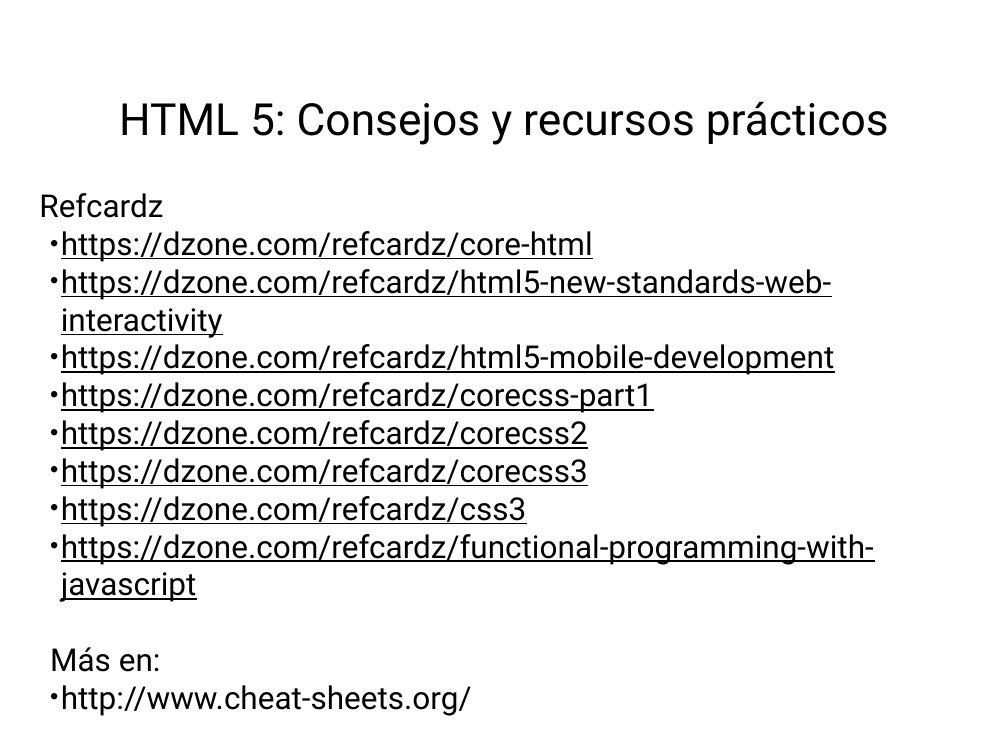
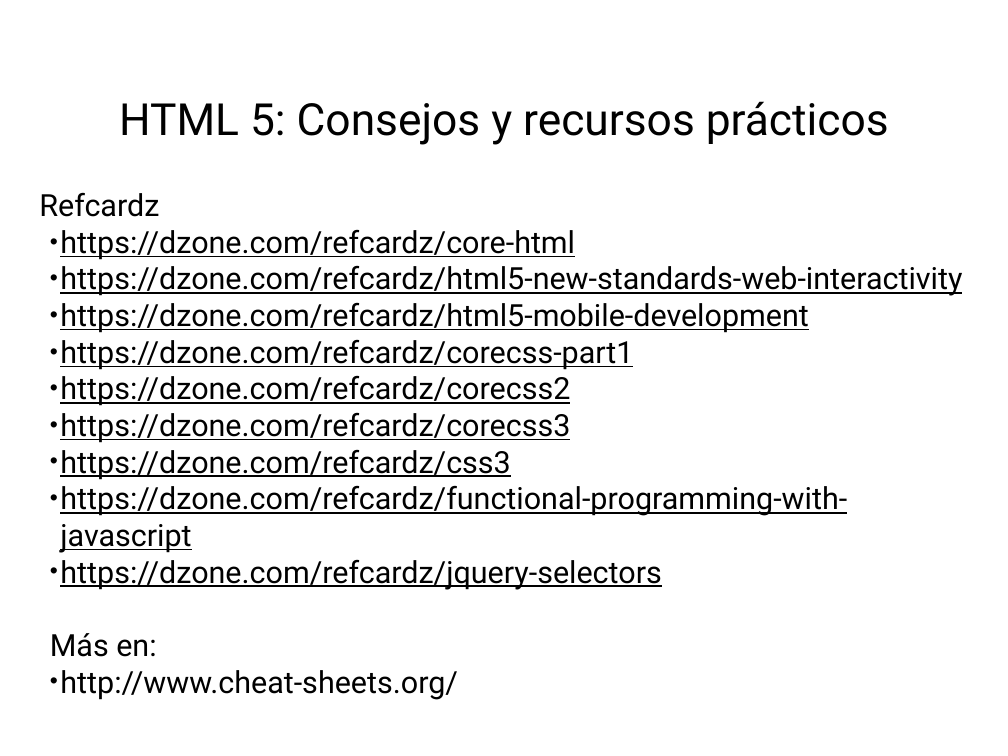
Before and after one commit to fitamix/HTML5, a slide deck: slide 8 of Tema6/Tema6-Presentacion.ppt (slide 5 before the commit). Drawn at 1008x756 pixels with LibreOffice and Linux fonts; fonts in the diff are those of the drawing. Boxes give left, top, right and bottom in pixels: in the first picture for what was removed or moved away, otherwise in the second. Text is boxed around its words. In the diff, an @@ line names an element or a change of style, - is before the commit and + after.

Commit message:
jquery

```diff
--- a/Tema6/Tema6-Presentacion.ppt
+++ b/Tema6/Tema6-Presentacion.ppt
@@ subtitle at box(39, 192, 962, 700): size 32 to 31 pt @@
@@ subtitle at box(60, 559, 661, 590): paragraph added @@
+  • https://dzone.com/refcardz/jquery-selectors
```
Also in this commit, not shown: 1 other slide changed, 3 slides added, 1 other file.
